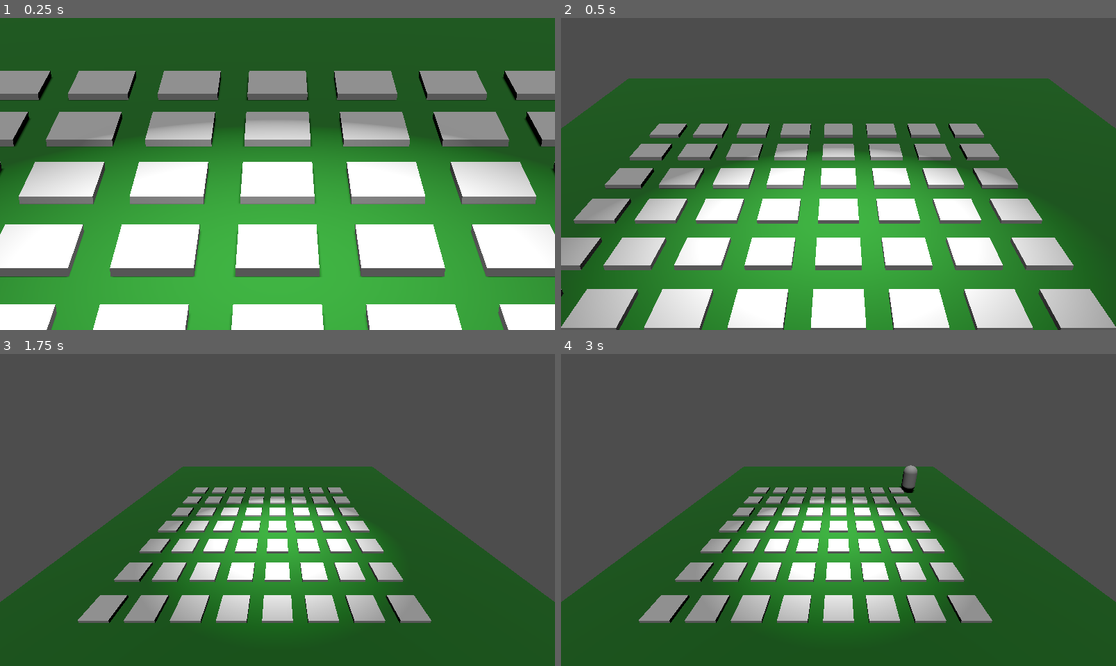
Above: before the commit, frames 1-4 (two rows, left to right).
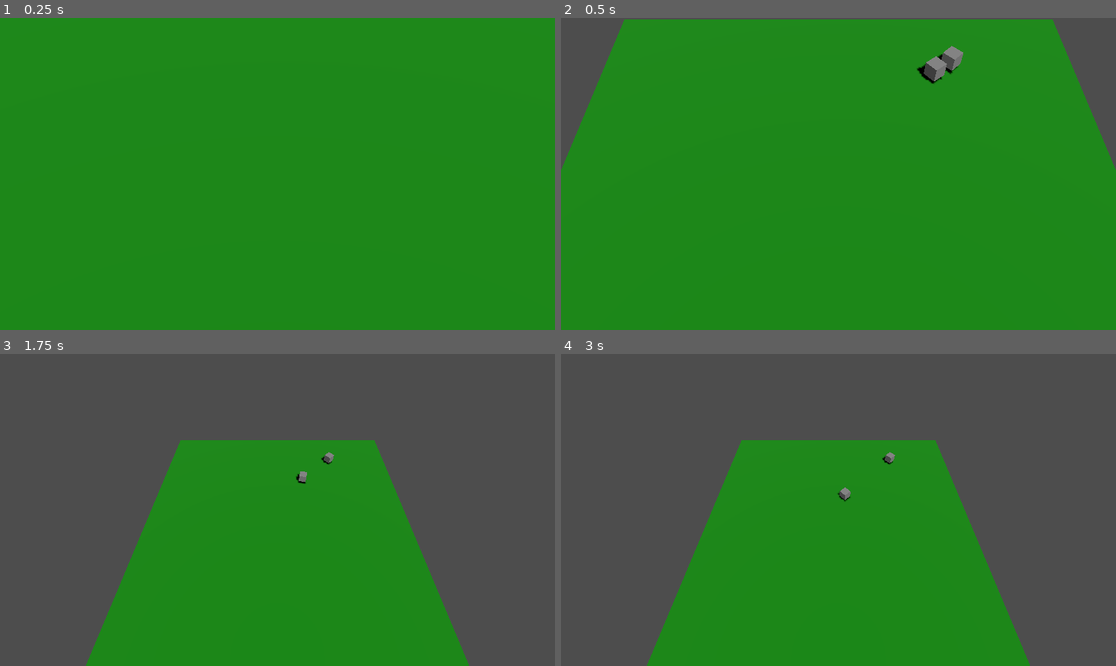
Above: after the commit, the same moments.

Repository: Hsaka/game-dev-collab
Game: Godot game, scene res://main.tscn
The game is run twice, just before and just after one commit, with the same random seed, the same clock (stepped at 60 frames per second) and the same inputs.
Inputs (mouse positions are in pixels of both pictures, inside the frame that each line leads up to):
- Up to frame 1 (0.25 s): no input
- Up to frame 2 (0.5 s): no input
- Up to frame 3 (1.75 s): tap Enter (ui_accept) at 0.5, 0.77, 1.52 s; move the mouse to (399, 494) at 0.52 s; hold D 0.53-1.28 s; hold F 0.53-1.28 s; click (399, 494) at 0.67 s; move the mouse to (166, 525) at 1.27 s; hold S from 1.28 s (still down); tap Space at 1.35 s
- Up to frame 4 (3 s): tap Enter (ui_accept) at 2 s; move the mouse to (894, 441) at 2.02 s; release S at 2.03 s; hold D 2.03-2.78 s; hold F 2.03-2.78 s; move the mouse to (810, 572) at 2.77 s; hold W from 2.78 s (still down); tap Space at 2.85 s; click (810, 572) at 2.92 s

The runs differ from the first frame. In frame 1, 94% of the frame differs, in the area x 0-100%, y 0-100%; in frame 2, 87%; in frame 3, 50%; in frame 4, 50%.

Commit message:
reorganised files into directories and added new level type

Diff:
--- a/enemy.tscn
+++ b/grid_level/enemy.tscn
@@ -1,6 +1,6 @@
 [gd_scene load_steps=5 format=3 uid="uid://bdnybbleqqyyy"]
 
-[ext_resource type="Script" path="res://enemy.gd" id="1_qdtua"]
+[ext_resource type="Script" path="res://grid_level/enemy.gd" id="1_ps7k5"]
 
 [sub_resource type="CapsuleShape3D" id="CapsuleShape3D_qyn5c"]
 
@@ -13,7 +13,7 @@
 
 [node name="enemy" type="CharacterBody3D" parent="."]
 transform = Transform3D(0.5, 0, 0, 0, 0.5, 0, 0, 0, 0.5, 0, 0, 0)
-script = ExtResource("1_qdtua")
+script = ExtResource("1_ps7k5")
 
 [node name="CollisionShape3D" type="CollisionShape3D" parent="enemy"]
 shape = SubResource("CapsuleShape3D_qyn5c")
--- a/main.gd
+++ b/grid_level/grid_level.gd
@@ -1,7 +1,7 @@
 extends Node3D
 
-@export var enemy_scene = preload("res://enemy.tscn")
-@export var defense_scene = preload("res://defense.tscn")
+@export var enemy_scene = preload("res://grid_level/enemy.tscn")
+@export var defense_scene = preload("res://grid_level/defense.tscn")
 @export var rows_count = 7
 @export var rows_thickness = 6.0
 @export var columns_count = 8
@@ -20,6 +20,7 @@
 
 # Called when the node enters the scene tree for the first time.
 func _ready():
+
 	for index in range(rows_count):
 		rows.append((index * rows_thickness / rows_count) - rows_thickness/2.0)
 		dist_tracker.append(0)
@@ -36,6 +37,7 @@
 
 # Called every frame. 'delta' is the elapsed time since the previous frame.
 func _process(delta):
+	#$Path3D/PathFollow3D.progress += delta
 	spawn_time += delta
 	if(spawn_time > spawn_timeout):
 		while(dist_tracker[z_selector] != 0):
@@ -48,6 +50,5 @@
 
 		enemy = enemy_scene.instantiate()
 		enemy.position = Vector3(3, 1, rows[z_selector] + randf()*scatter - scatter)
-		print(enemy.position.z)
 		add_child(enemy)
 		spawn_time = 0
--- /dev/null
+++ b/grid_level/grid_level.tscn
@@ -0,0 +1,51 @@
+[gd_scene load_steps=7 format=3 uid="uid://dtfm45ty8crjn"]
+
+[ext_resource type="Script" path="res://addons/phantom_camera/scripts/phantom_camera/phantom_camera_3D.gd" id="1_a4rxc"]
+[ext_resource type="Script" path="res://grid_level/grid_level.gd" id="1_ot3hx"]
+[ext_resource type="Script" path="res://addons/phantom_camera/scripts/phantom_camera_host/phantom_camera_host.gd" id="2_rmxj6"]
+
+[sub_resource type="StandardMaterial3D" id="StandardMaterial3D_sd052"]
+albedo_color = Color(0, 0.309804, 0.0313726, 1)
+
+[sub_resource type="BoxMesh" id="BoxMesh_vt74t"]
+
+[sub_resource type="BoxShape3D" id="BoxShape3D_vduik"]
+
+[node name="grid_level" type="Node3D"]
+script = ExtResource("1_ot3hx")
+
+[node name="PhantomCamera3D" type="Node3D" parent="."]
+transform = Transform3D(1, 0, 0, 0, 0.87744, 0.479687, 0, -0.479687, 0.87744, 0, 3.30499, 4.49334)
+script = ExtResource("1_a4rxc")
+priority_override = false
+priority = 0
+follow_mode = 0
+look_at_mode = 0
+tween_parameters = null
+tween_on_load = true
+inactive_update_mode = 0
+camera_3D_resource = null
+
+[node name="SpotLight3D" type="SpotLight3D" parent="."]
+transform = Transform3D(1, 0, 0, 0, -0.339214, 0.940709, 0, -0.940709, -0.339214, 0, 3.35656, -0.724042)
+light_energy = 7.27
+
+[node name="ground" type="MeshInstance3D" parent="."]
+transform = Transform3D(10, 0, 0, 0, 0.1, 0, 0, 0, 10, 0, 0, -1.22938)
+material_override = SubResource("StandardMaterial3D_sd052")
+mesh = SubResource("BoxMesh_vt74t")
+
+[node name="StaticBody3D" type="StaticBody3D" parent="ground"]
+
+[node name="CollisionShape3D" type="CollisionShape3D" parent="ground/StaticBody3D"]
+shape = SubResource("BoxShape3D_vduik")
+
+[node name="DirectionalLight3D" type="DirectionalLight3D" parent="."]
+transform = Transform3D(1, 0, 0, 0, 0.325601, 0.945507, 0, -0.945507, 0.325601, 0, 3.43095, 8.38231)
+shadow_enabled = true
+
+[node name="Camera3D" type="Camera3D" parent="."]
+transform = Transform3D(1, 0, 0, 0, 0.87744, 0.479687, 0, -0.479687, 0.87744, 0, 3.30499, 4.49334)
+
+[node name="PhantomCameraHost" type="Node" parent="Camera3D"]
+script = ExtResource("2_rmxj6")
--- a/main.tscn
+++ b/main.tscn
@@ -1,51 +1,7 @@
-[gd_scene load_steps=7 format=3 uid="uid://berorjhyjoyhh"]
+[gd_scene load_steps=2 format=3 uid="uid://berorjhyjoyhh"]
 
-[ext_resource type="Script" path="res://main.gd" id="1_dsw21"]
-[ext_resource type="Script" path="res://addons/phantom_camera/scripts/phantom_camera_host/phantom_camera_host.gd" id="1_x6y7g"]
-[ext_resource type="Script" path="res://addons/phantom_camera/scripts/phantom_camera/phantom_camera_3D.gd" id="2_15ofh"]
-
-[sub_resource type="StandardMaterial3D" id="StandardMaterial3D_ij2mo"]
-albedo_color = Color(0, 0.309804, 0.0313726, 1)
-
-[sub_resource type="BoxMesh" id="BoxMesh_qh3k7"]
-
-[sub_resource type="BoxShape3D" id="BoxShape3D_p1xnp"]
+[ext_resource type="PackedScene" uid="uid://v0jjsyan6tqb" path="res://path_level/path_level.tscn" id="1_jyfa3"]
 
 [node name="Node3D" type="Node3D"]
-script = ExtResource("1_dsw21")
 
-[node name="Camera3D" type="Camera3D" parent="."]
-transform = Transform3D(1, 0, 0, 0, 0.87744, 0.479687, 0, -0.479687, 0.87744, 0, 3.30499, 4.49334)
-
-[node name="PhantomCameraHost" type="Node" parent="Camera3D"]
-script = ExtResource("1_x6y7g")
-
-[node name="PhantomCamera3D" type="Node3D" parent="."]
-transform = Transform3D(1, 0, 0, 0, 0.87744, 0.479687, 0, -0.479687, 0.87744, 0, 3.30499, 4.49334)
-script = ExtResource("2_15ofh")
-priority_override = false
-priority = 0
-follow_mode = 0
-look_at_mode = 0
-tween_parameters = null
-tween_on_load = true
-inactive_update_mode = 0
-camera_3D_resource = null
-
-[node name="DirectionalLight3D" type="DirectionalLight3D" parent="."]
-transform = Transform3D(1, 0, 0, 0, 0.325601, 0.945507, 0, -0.945507, 0.325601, 0, 3.43095, 8.38231)
-shadow_enabled = true
-
-[node name="SpotLight3D" type="SpotLight3D" parent="."]
-transform = Transform3D(1, 0, 0, 0, -0.339214, 0.940709, 0, -0.940709, -0.339214, 0, 3.35656, -0.724042)
-light_energy = 7.27
-
-[node name="ground" type="MeshInstance3D" parent="."]
-transform = Transform3D(10, 0, 0, 0, 0.1, 0, 0, 0, 10, 0, 0, -1.22938)
-material_override = SubResource("StandardMaterial3D_ij2mo")
-mesh = SubResource("BoxMesh_qh3k7")
-
-[node name="StaticBody3D" type="StaticBody3D" parent="ground"]
-
-[node name="CollisionShape3D" type="CollisionShape3D" parent="ground/StaticBody3D"]
-shape = SubResource("BoxShape3D_p1xnp")
+[node name="path_level" parent="." instance=ExtResource("1_jyfa3")]
--- /dev/null
+++ b/path_level/enemy_path.gd
@@ -0,0 +1,19 @@
+extends Path3D
+
+
+# Called when the node enters the scene tree for the first time.
+func _ready():
+	pass # Replace with function body.
+
+var x = 0.0
+# Called every frame. 'delta' is the elapsed time since the previous frame.
+func _process(delta):
+	$PathFollow3D2.progress += delta
+	x = $PathFollow3D2.progress
+	$PathFollow3D2/Node3D.position = Vector3(
+		sin(x)/10 +
+		sin(3.5*x)/20,
+		0, 0)
+	$PathFollow3D2/Node3D/MeshInstance3D.rotation_degrees = Vector3(0,
+		((cos(x)/10) + (3.5*cos(3.5*x)/20))*-130,
+		0)
--- /dev/null
+++ b/path_level/path_level.tscn
@@ -0,0 +1,78 @@
+[gd_scene load_steps=8 format=3 uid="uid://v0jjsyan6tqb"]
+
+[ext_resource type="Script" path="res://addons/phantom_camera/scripts/phantom_camera_host/phantom_camera_host.gd" id="1_xs655"]
+[ext_resource type="Script" path="res://addons/phantom_camera/scripts/phantom_camera/phantom_camera_3D.gd" id="2_xe0q7"]
+[ext_resource type="Script" path="res://path_level/enemy_path.gd" id="3_nujw2"]
+
+[sub_resource type="Curve3D" id="Curve3D_du84n"]
+_data = {
+"points": PackedVector3Array(0, 0, 0, 0, 0, 0, 3, 0, -4, 0, 0, 0, -2, 0, -1, -3, 0, 2),
+"tilts": PackedFloat32Array(0, 0)
+}
+point_count = 2
+
+[sub_resource type="BoxMesh" id="BoxMesh_eb35p"]
+
+[sub_resource type="BoxMesh" id="BoxMesh_j33iy"]
+
+[sub_resource type="StandardMaterial3D" id="StandardMaterial3D_dhga7"]
+albedo_color = Color(0.0588235, 0.580392, 0.0117647, 1)
+
+[node name="path_level" type="Node3D"]
+
+[node name="Camera3D" type="Camera3D" parent="."]
+transform = Transform3D(1, 0, 0, 0, 0.569223, 0.822184, 0, -0.822184, 0.569223, 0, 6.51791, 4.08176)
+fov = 74.5102
+
+[node name="PhantomCameraHost" type="Node" parent="Camera3D"]
+script = ExtResource("1_xs655")
+
+[node name="PhantomCamera3D" type="Node3D" parent="."]
+transform = Transform3D(1, 0, 0, 0, 0.569223, 0.822184, 0, -0.822184, 0.569223, 0, 6.51791, 4.08176)
+script = ExtResource("2_xe0q7")
+priority_override = false
+priority = 0
+follow_mode = 0
+look_at_mode = 0
+tween_parameters = null
+tween_on_load = true
+inactive_update_mode = 0
+camera_3D_resource = null
+
+[node name="Path3D" type="Path3D" parent="."]
+curve = SubResource("Curve3D_du84n")
+
+[node name="PathFollow3D" type="PathFollow3D" parent="Path3D"]
+transform = Transform3D(-0.707099, 0, 0.707099, 0, 1, 0, -0.707099, 0, -0.707099, 2.36925, 0, -3.36925)
+progress = 0.892418
+
+[node name="Node3D" type="Node3D" parent="Path3D/PathFollow3D"]
+
+[node name="MeshInstance3D" type="MeshInstance3D" parent="Path3D/PathFollow3D/Node3D"]
+transform = Transform3D(0.3, 0, 0, 0, 0.3, 0, 0, 0, 0.3, 0, 0, 0)
+mesh = SubResource("BoxMesh_eb35p")
+skeleton = NodePath("../..")
+
+[node name="Path3D2" type="Path3D" parent="."]
+curve = SubResource("Curve3D_du84n")
+script = ExtResource("3_nujw2")
+
+[node name="PathFollow3D2" type="PathFollow3D" parent="Path3D2"]
+transform = Transform3D(-0.707099, 0, 0.707099, 0, 1, 0, -0.707099, 0, -0.707099, 2.36925, 0, -3.36925)
+progress = 0.892418
+
+[node name="Node3D" type="Node3D" parent="Path3D2/PathFollow3D2"]
+
+[node name="MeshInstance3D" type="MeshInstance3D" parent="Path3D2/PathFollow3D2/Node3D"]
+transform = Transform3D(0.3, 0, 0, 0, 0.3, 0, 0, 0, 0.3, 0, 0, 0)
+mesh = SubResource("BoxMesh_eb35p")
+skeleton = NodePath("../..")
+
+[node name="DirectionalLight3D" type="DirectionalLight3D" parent="."]
+transform = Transform3D(0.951852, 0.172697, 0.253287, -0.306559, 0.536215, 0.786445, 0, -0.826226, 0.563339, 9.51996, 5.57267, 1.83407)
+shadow_enabled = true
+
+[node name="ground" type="MeshInstance3D" parent="."]
+transform = Transform3D(10, 0, 0, 0, 0.5, 0, 0, 0, 10, 0, -0.5, 0)
+mesh = SubResource("BoxMesh_j33iy")
+surface_material_override/0 = SubResource("StandardMaterial3D_dhga7")
Renamed: defense.tscn -> grid_level/defense.tscn
Renamed: enemy.gd -> grid_level/enemy.gd
